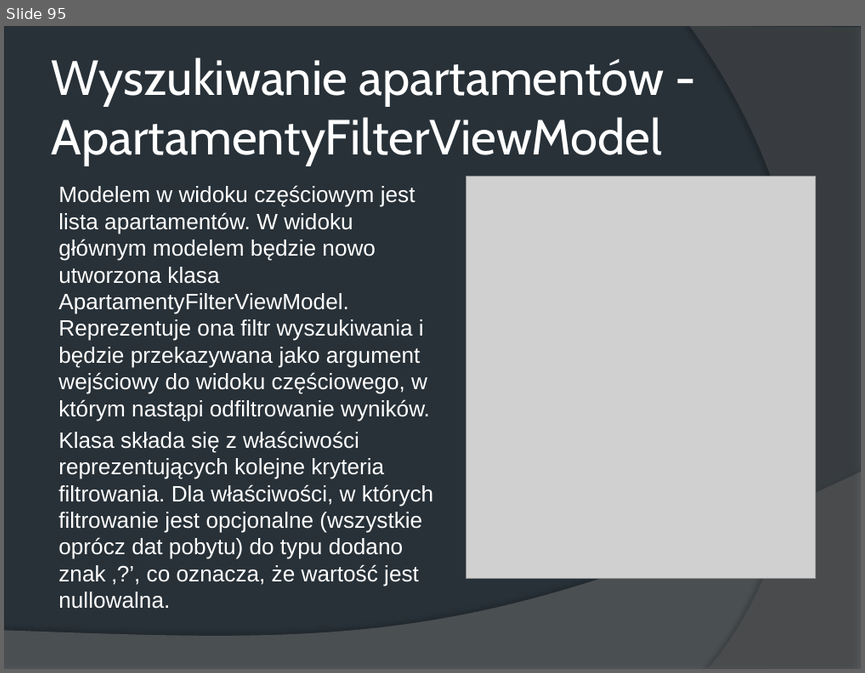
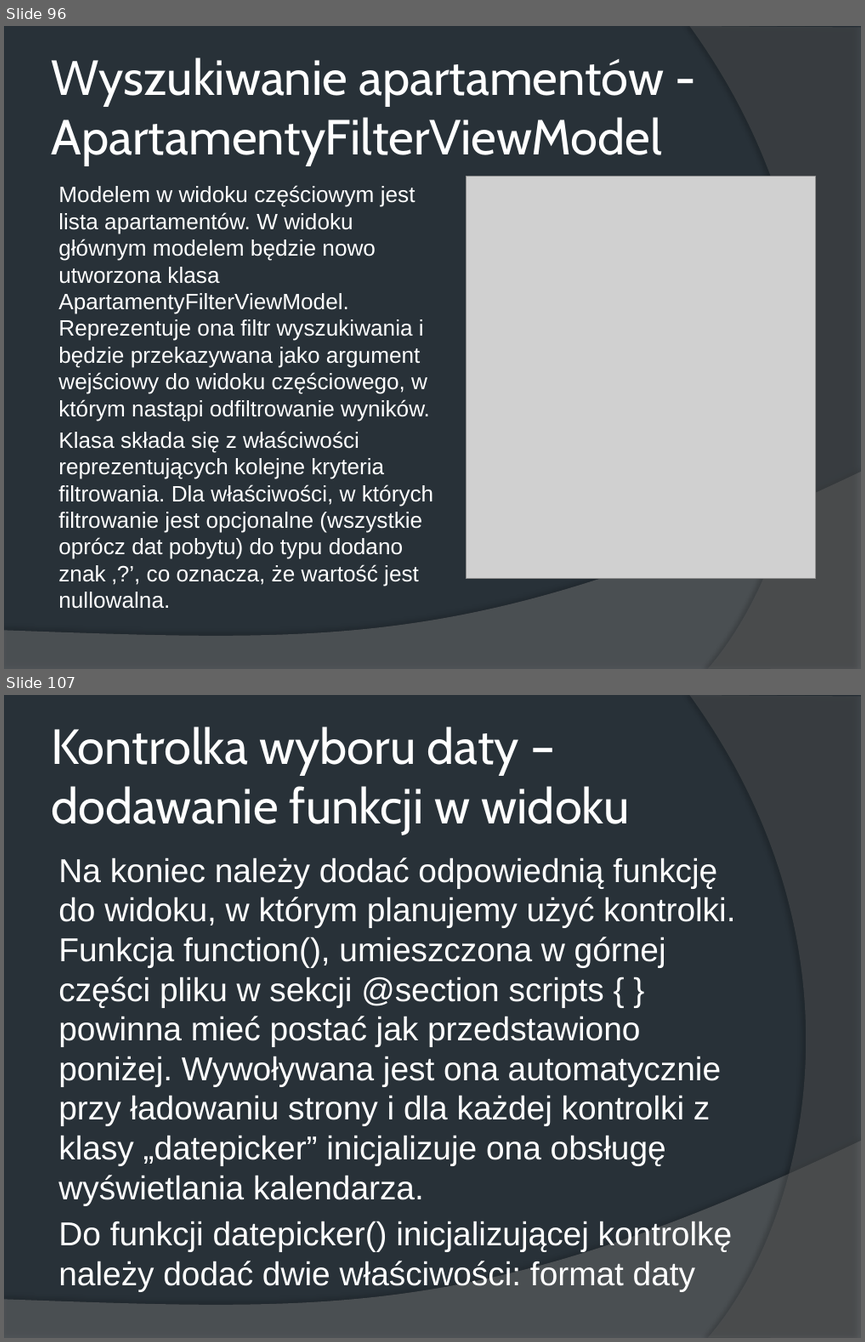
Before and after one commit to wiwlm/HotelMVC, a slide deck: Aplikacje MVC.pptx. Shown one above the other, each under a label of ours: slide 95 before the commit, slides 96 and 107 after it; the slides between them are not shown. The pictures are 865x673 and 865x1342 pixels, drawn with LibreOffice and Linux fonts; fonts in the diff are those of the drawing; grey boxes stand for pictures. Boxes give left, top, right and bottom in pixels: in the first picture for what was removed or moved away, otherwise in the second. Text is boxed around its words. In the diff, an @@ line names an element or a change of style, - is before the commit and + after.

```diff
--- a/Aplikacje MVC.pptx
+++ b/Aplikacje MVC.pptx
@@ slide 107 added at (4, 695, 861, 1338), background #283138; not listed: 2 template elements that a slide beside it also shows @@
@@ title added at (51, 726, 630, 834), 41.4 pt, text #FFFFFF @@
+Kontrolka wyboru daty – dodawanie funkcji w widoku
@@ text added at (58, 857, 735, 1286), 27.8 pt, text #FFFFFF @@
+Na koniec należy dodać odpowiednią funkcję do widoku, w którym planujemy użyć kontrolki. Funkcja function(), umieszczona w górnej części pliku w sekcji @section scripts { } powinna mieć postać jak przedstawiono poniżej. Wywoływana jest ona automatycznie przy ładowaniu strony i dla każdej kontrolki z klasy „datepicker” inicjalizuje ona obsługę wyświetlania kalendarza.
+Do funkcji datepicker() inicjalizującej kontrolkę należy dodać dwie właściwości: format daty
@@ what was slide 95 is now slide 96 @@
```
Also in this commit, not shown: 7 slides changed, 18 other slides added, 1 slide removed, 16 other files.
